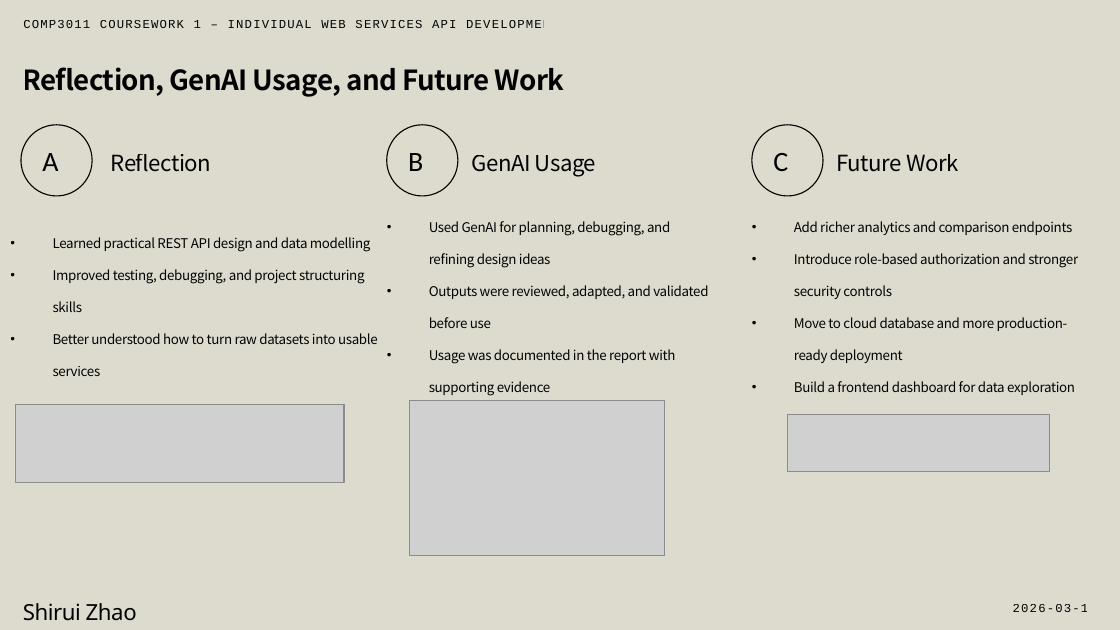
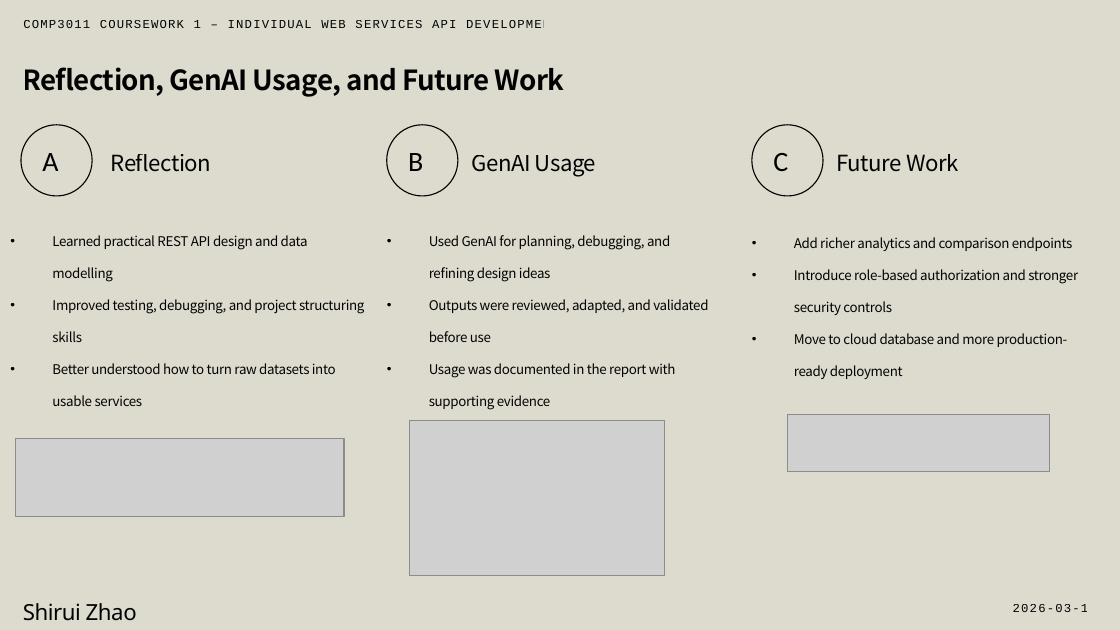
Before and after one commit to SHIRUIZHAOIILLiil/housing-api, a slide deck: slide 13 of docs/Housing-API.pptx (slide 11 before the commit). Drawn at 1120x630 pixels with LibreOffice and Linux fonts; fonts in the diff are those of the drawing; grey boxes stand for pictures. Boxes give left, top, right and bottom in pixels: in the first picture for what was removed or moved away, otherwise in the second. Text is boxed around its words. In the diff, an @@ line names an element or a change of style, - is before the commit and + after.

Commit message:
docs: update frontend and mcp related documentations

```diff
--- a/docs/Housing-API.pptx
+++ b/docs/Housing-API.pptx
@@ text "Learned practical REST API design ..." rewrapped from [53,237,378,376] to [52,235,364,406] @@
@@ text "Used GenAI for planning, debugging, ...": place and size @@
-text "Used GenAI for planning, debugging, ..." at [429,221,708,396]
+text "Used GenAI for planning, debugging, ..." at [429,235,708,410]
@@ text at [794,381,1075,395]: paragraph removed @@
-• Build a frontend dashboard for data exploration
@@ picture: place and size @@
-picture at [16,404,344,483]
+picture at [16,439,344,517]
@@ picture: place and size @@
-picture at [410,400,665,556]
+picture at [410,421,665,577]
```
Also in this commit, not shown: 3 other slides changed, 2 slides added, 3 other files.
